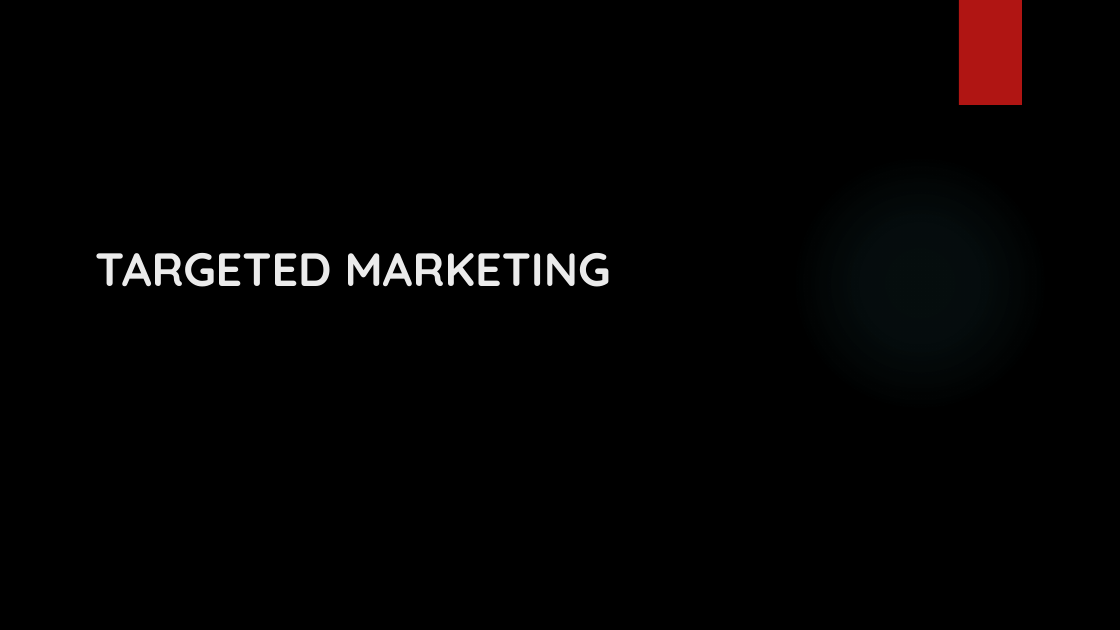
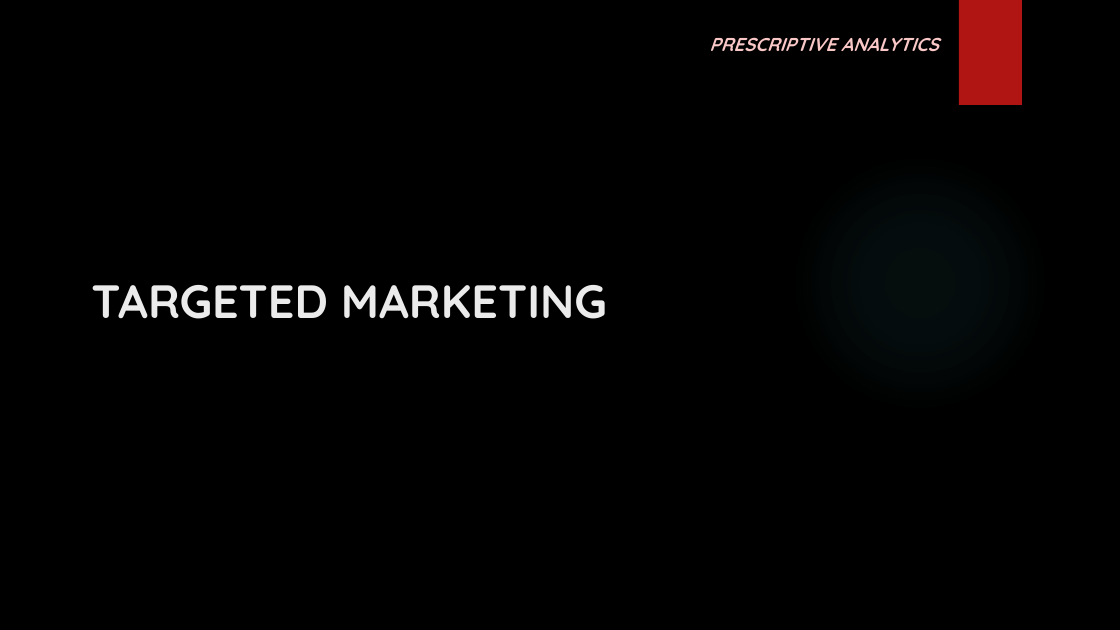
Before and after one commit to Vaishnav29/Digital-marketing, a slide deck: slide 21 of Final Folder/DIGITAL MARKETING.pptx. Drawn at 1120x630 pixels with LibreOffice and Linux fonts; fonts in the diff are those of the drawing; background and template pictures are left out. Boxes give left, top, right and bottom in pixels: in the first picture for what was removed or moved away, otherwise in the second. Text is boxed around its words. In the diff, an @@ line names an element or a change of style, - is before the commit and + after.

```diff
--- a/Final Folder/DIGITAL MARKETING.pptx
+++ b/Final Folder/DIGITAL MARKETING.pptx
@@ text added at [709, 37, 939, 52], 16 pt, text #F9C7C6, bold, italic @@
+PRESCRIPTIVE ANALYTICS
@@ title "TARGETED MARKETING": place and size @@
-title "TARGETED MARKETING" at [95, 253, 611, 287]
+title "TARGETED MARKETING" at [91, 285, 607, 319]
```
Also in this commit, not shown: 17 other slides changed, 1 slide added.
